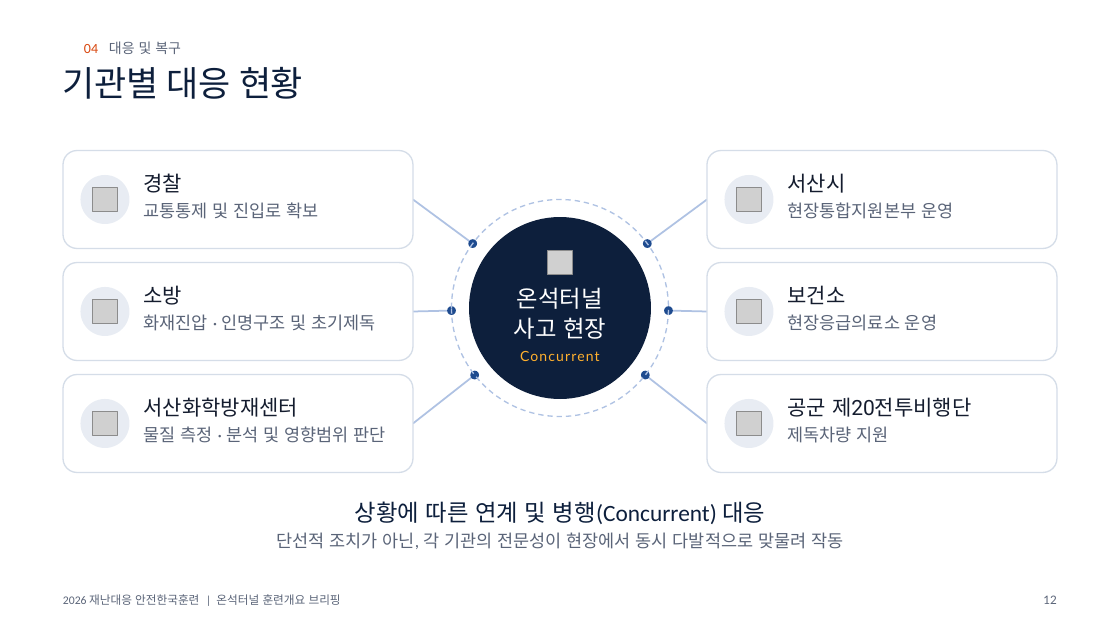
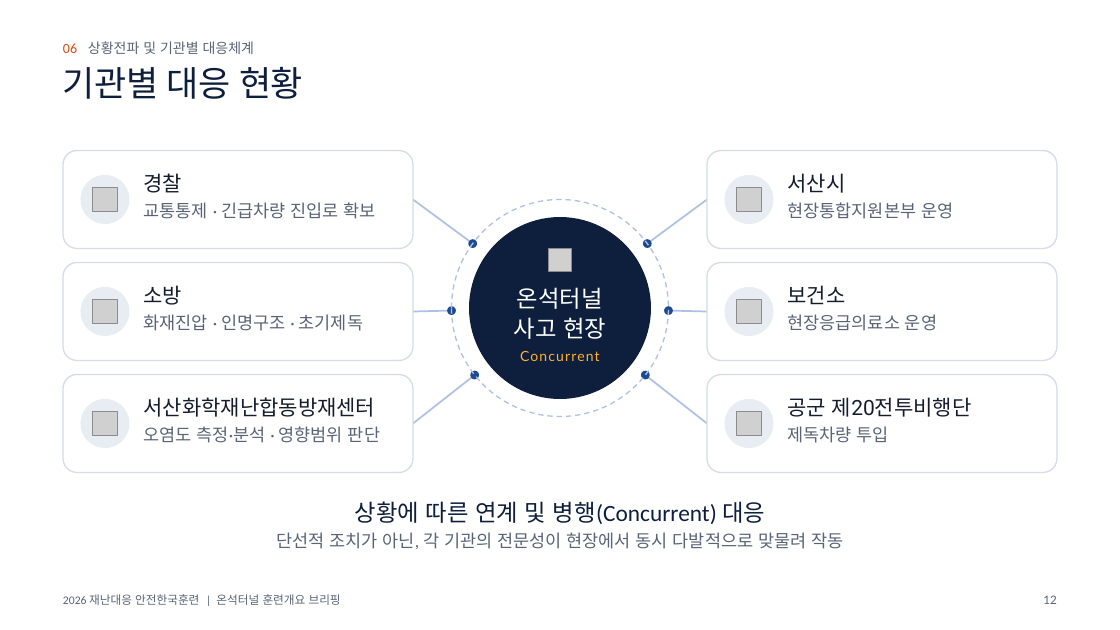
Before and after one commit to tmdgns5782-pixel/dcd, a slide deck: slide 12 of briefing/onseok-tunnel/onseok-briefing.pptx. Drawn at 1120x630 pixels with LibreOffice and Linux fonts; fonts in the diff are those of the drawing; grey boxes stand for pictures; background and template pictures are left out. Boxes give left, top, right and bottom in pixels: in the first picture for what was removed or moved away, otherwise in the second. Text is boxed around its words. In the diff, an @@ line names an element or a change of style, - is before the commit and + after.

```diff
--- a/briefing/onseok-tunnel/onseok-briefing.pptx
+++ b/briefing/onseok-tunnel/onseok-briefing.pptx
@@ text added at [63,41,254,54], 12 pt, text #5A6478 @@
+06 상황전파 및 기관별 대응체계
@@ text removed at [84,41,181,54] @@
-04 대응 및 복구
@@ text at [143,202,376,219]: text changed @@
-교통통제 및 진입로 확보
+교통통제 · 긴급차량 진입로 확보
@@ picture: place and size @@
-picture at [548,250,572,275]
+picture at [549,249,571,271]
@@ text at [143,314,363,331]: text changed @@
-화재진압 · 인명구조 및 초기제독
+화재진압 · 인명구조 · 초기제독
@@ text at [143,397,375,417]: text changed @@
-서산화학방재센터
+서산화학재난합동방재센터
@@ text at [143,426,380,443]: text changed @@
-물질 측정 · 분석 및 영향범위 판단
+오염도 측정·분석 · 영향범위 판단
@@ text at [787,426,889,443]: text changed @@
-제독차량 지원
+제독차량 투입
```
Also in this commit, not shown: 13 other slides changed, 4 other files.
